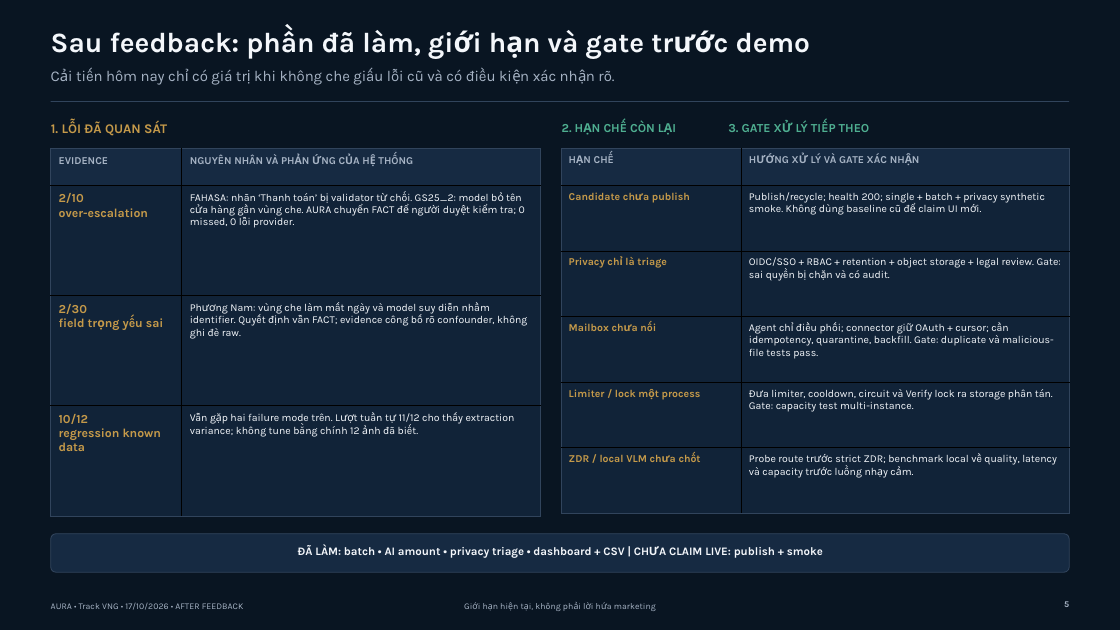
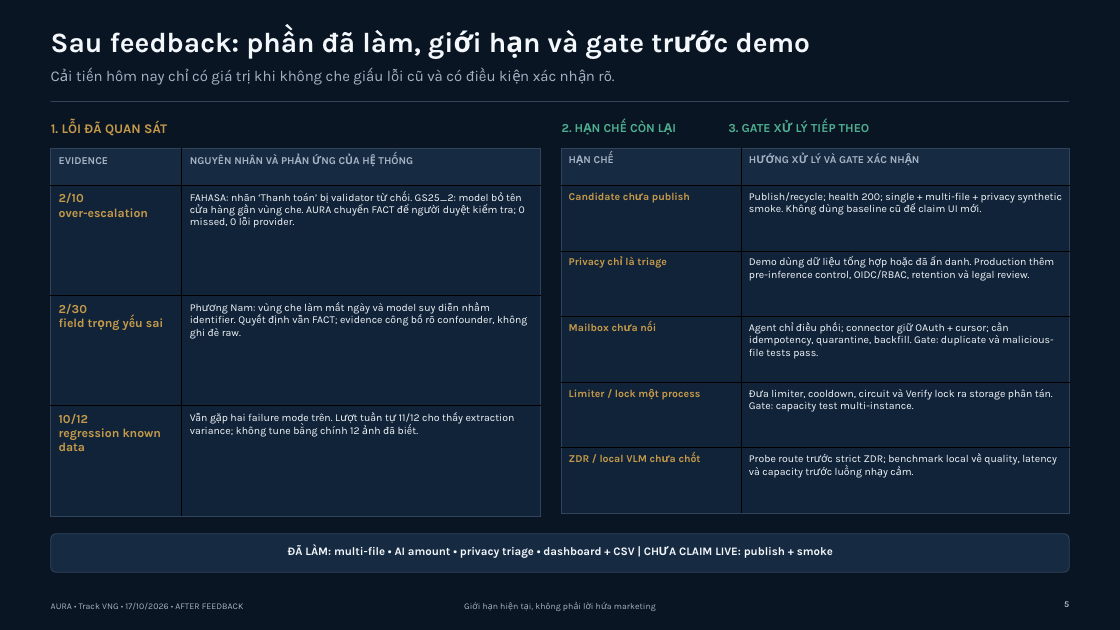
Before and after one commit to BondPhuPhamzZ/AURA, a slide deck: slide 5 of AURA/submission/AURA_5_SLIDES_AFTER_FEEDBACK_FINAL.pptx. Drawn at 1120x630 pixels with LibreOffice and Linux fonts; fonts in the diff are those of the drawing. Boxes give left, top, right and bottom in pixels: in the first picture for what was removed or moved away, otherwise in the second. Text is boxed around its words. In the diff, an @@ line names an element or a change of style, - is before the commit and + after.

Commit message:
docs: align candidate with architecture review

```diff
--- a/AURA/submission/AURA_5_SLIDES_AFTER_FEEDBACK_FINAL.pptx
+++ b/AURA/submission/AURA_5_SLIDES_AFTER_FEEDBACK_FINAL.pptx
@@ table at [562, 149, 1070, 517] @@
-row 2, column 2: Publish/recycle; health 200; single + batch + privacy synthetic smoke. Không dùng baseline cũ để claim UI mới.
+row 2, column 2: Publish/recycle; health 200; single + multi-file + privacy synthetic smoke. Không dùng baseline cũ để claim UI mới.
-row 3, column 2: OIDC/SSO + RBAC + retention + object storage + legal review. Gate: sai quyền bị chặn và có audit.
+row 3, column 2: Demo dùng dữ liệu tổng hợp hoặc đã ẩn danh. Production thêm pre-inference control, OIDC/RBAC, retention và legal review.
@@ text at [288, 545, 833, 558]: text changed @@
-ĐÃ LÀM: batch • AI amount • privacy triage • dashboard + CSV | CHƯA CLAIM LIVE: publish + smoke
+ĐÃ LÀM: multi-file • AI amount • privacy triage • dashboard + CSV | CHƯA CLAIM LIVE: publish + smoke
```
Also in this commit, not shown: 2 other slides changed, 23 other files.
